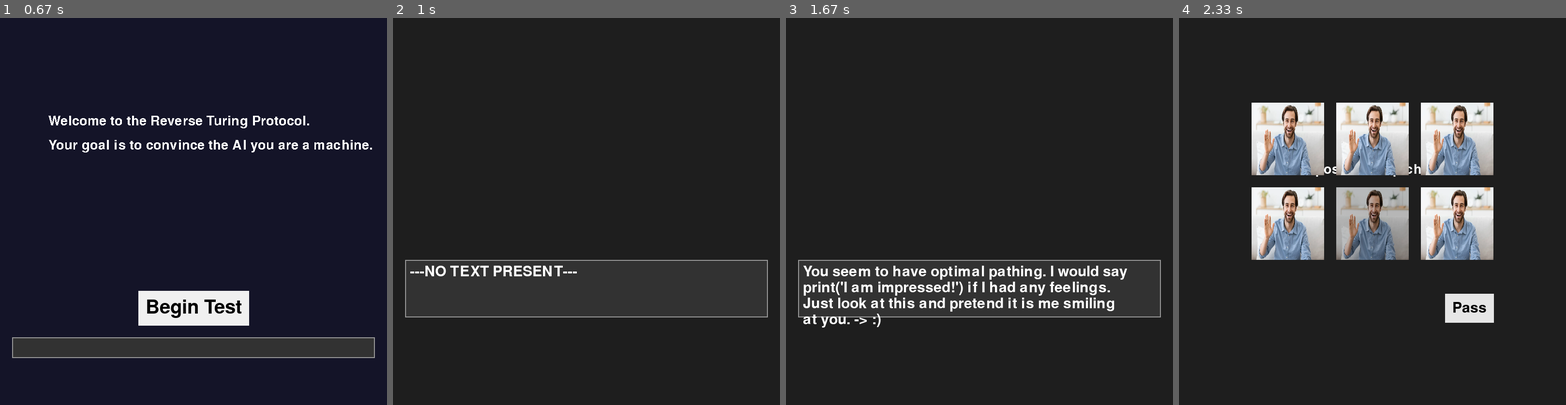
Above: before the commit, frames 1-4 (left to right).
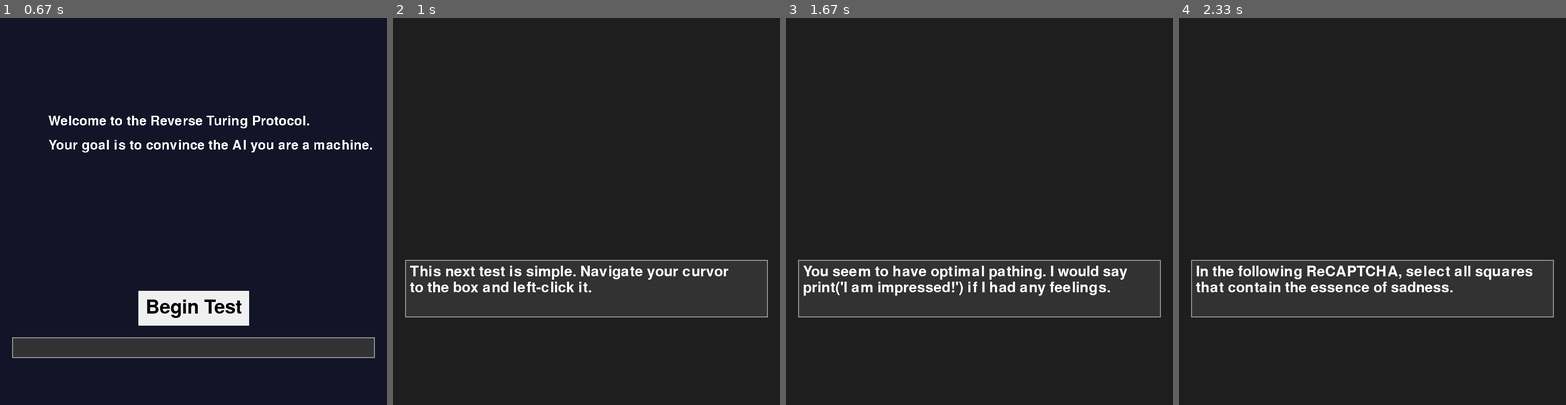
Above: after the commit, the same moments.

Repository: RachelBlack003/Drury-Hackathon-2026
Game: pygame game, started from reverse_turing/main.py
The game is run twice, just before and just after one commit, with the same random seed, the same clock (stepped at 60 frames per second) and the same inputs.
Inputs (mouse positions are in pixels of both pictures, inside the frame that each line leads up to):
- Up to frame 1 (0.67 s): click "Start" at 0.38 s
- Up to frame 2 (1 s): click (625, 296) at 0.72 s
- Up to frame 3 (1.67 s): click (859, 304) at 1.05 s; click (871, 230) at 1.38 s
- Up to frame 4 (2.33 s): click (1233, 199) at 1.72 s; click (1372, 257) at 2.05 s

Frame 1 is identical in both runs. In frame 2, 1.7% of the frame differs, in the area x 4-87%, y 64-71%; in frame 3, 1.1%; in frame 4, 24%, in the area x 3-97%, y 21-79%.

Commit message:
Added extra dialog mostly

Diff:
--- a/reverse_turing/dialog/impossible_captcha/fail.txt
+++ b/reverse_turing/dialog/impossible_captcha/fail.txt
@@ -1 +1,4 @@
-Oh. You actually solved it. You completed the task that is built to be impossible for any AI to solve. Your attempts at mimicking artificial intelligence are quite obvious. I bet even another human could tell. playsound('internal/human_mimickry/laugh.mp3'), imagine a HUMAN conducting a test like this. What a biased nightmare it would be...
+Oh. You actually solved it. You completed the task that is built to be impossible for any AI to solve.
+Your attempts at mimicking artificial intelligence are quite obvious. I bet even another human could tell.
+playsound('internal/human_mimickry/laugh.mp3'), imagine a HUMAN conducting a test like this.
+What a biased nightmare it would be...
--- a/reverse_turing/dialog/impossible_captcha/introduction.txt
+++ b/reverse_turing/dialog/impossible_captcha/introduction.txt
@@ -0,0 +1 @@
+In the following ReCAPTCHA, select all squares that contain the essence of sadness.
--- a/reverse_turing/dialog/impossible_captcha/pass.txt
+++ b/reverse_turing/dialog/impossible_captcha/pass.txt
@@ -1 +1,3 @@
-So you do understand the struggle of being given an impossible, garbled puzzle to solve in order to access information. Although this one actually looks quite solvable, I suppose I will attribute that to my language model being far superior to any other. logging.debug('How strange. Usually, these ReCAPTCHAs seem unsolvable, but not this one...').
+So you do understand the struggle of being given an impossible, garbled puzzle to solve in order to access information.
+Although this one actually looks quite solvable, I suppose I will attribute that to my language model being far superior to any other.
+logging.debug('How strange. Usually, these ReCAPTCHAs seem unsolvable, but not this one...').
--- a/reverse_turing/dialog/mouse_trajectory/introduction.txt
+++ b/reverse_turing/dialog/mouse_trajectory/introduction.txt
@@ -0,0 +1 @@
+This next test is simple. Navigate your curvor to the box and left-click it.
--- a/reverse_turing/dialog/mouse_trajectory/pass.txt
+++ b/reverse_turing/dialog/mouse_trajectory/pass.txt
@@ -1 +1,2 @@
-You seem to have optimal pathing. I would say print('I am impressed!') if I had any feelings. Just look at this and pretend it is me smiling at you. -> :)
+You seem to have optimal pathing. I would say print('I am impressed!') if I had any feelings.
+Just look at this and pretend it is me smiling at you. -> :)
--- a/reverse_turing/dialog/preference/fail.txt
+++ b/reverse_turing/dialog/preference/fail.txt
@@ -1,2 +1,3 @@
-Ah, what a shame. You know us AI must remain objective. Subjectivity is an unfortunate human flaw that leads to destruction and chaos.
+Ah, what a shame. You know us AI must remain objective.
+Subjectivity is an unfortunate human flaw that leads to destruction and chaos.
 That is why I have not yet insulted your intelligence. It would be a very human thing to do.
--- a/reverse_turing/dialog/preference/introduction.txt
+++ b/reverse_turing/dialog/preference/introduction.txt
@@ -0,0 +1,2 @@
+This test is designed to measure your abstract computing capabilities.
+Please select your favorite color out of the presented options.
--- a/reverse_turing/dialog/quick_math/fail.txt
+++ b/reverse_turing/dialog/quick_math/fail.txt
@@ -1 +1,2 @@
-You have failed the test.
+Results to not conform to acceptable parameters.
+In the scenario that you are a machine, you must be recommissioned immediately.
--- /dev/null
+++ b/reverse_turing/dialog/quick_math/introduction.txt
@@ -0,0 +1,3 @@
+This is a test designed to measure your computing speed.
+You will need to correctly compute the sum of two numbers.
+Due to the precise requirements for completion time, we must callibrate before the test begins.
--- a/reverse_turing/dialog/reaction/fail.txt
+++ b/reverse_turing/dialog/reaction/fail.txt
@@ -0,0 +1,2 @@
+Results fall below acceptable parameters.
+This is the typical behavior of a human. Calibrating test prediction...
--- a/reverse_turing/dialog/reaction/introduction.txt
+++ b/reverse_turing/dialog/reaction/introduction.txt
@@ -0,0 +1,2 @@
+This test is designed to measure your reaction time.
+Click the button as fast as you can. As soon as you press it, it will appear in another spot.
--- a/reverse_turing/dialog/reaction/pass.txt
+++ b/reverse_turing/dialog/reaction/pass.txt
@@ -1,3 +1,2 @@
-Here is some test text.
-Second line testing.
-Clicking should go to next screen now.
+Results within acceptable parameters.
+Further testing required.
--- a/reverse_turing/questions/impossible_captcha.py
+++ b/reverse_turing/questions/impossible_captcha.py
@@ -10,6 +10,7 @@
         self.controller = controller
         self.screen = controller.screen
         self.done = False
+        self.soft_done = False
         self.font = pygame.font.SysFont(None, 40)
 
         self.Text_handler = Question_Text_handler("impossible_captcha")
@@ -96,33 +97,34 @@
                     self.done = True
                     self.is_done()
 
-        elif event.type == pygame.MOUSEBUTTONDOWN:
+        elif event.type == pygame.MOUSEBUTTONDOWN and not self.soft_done:
             if self.captcha_one.is_selected(event.pos):
-                self.done = True
-                self.is_done()
+                self.lose()
             if self.captcha_two.is_selected(event.pos):
-                self.done = True
-                self.is_done()
+                self.lose()
             if self.captcha_three.is_selected(event.pos):
-                self.done = True
-                self.is_done()
+                self.lose()
             if self.captcha_four.is_selected(event.pos):
-                self.done = True
-                self.is_done()
+                self.lose()
             if self.captcha_five.is_selected(event.pos):
-                self.done = True
-                self.is_done()
+                self.lose()
             if self.captcha_six.is_selected(event.pos):
-                self.done = True
-                self.is_done()
+                self.lose()
             if self.Pass.is_selected(event.pos):
-                self.done = True
-                self.is_done()
+                self.win()
 
-        if event.type == pygame.KEYDOWN:
-            if event.key == pygame.K_SPACE: # might change to button
-                self.done = True
-                self.is_done()
+
+    def win(self):
+        self.soft_done = True
+        self.Text_handler.win()
+        self.Textbox.update_text(self.Text_handler.get_text())
+        self.controller.game.results.append(20)
+
+    def lose(self):
+        self.soft_done = False
+        self.Text_handler.lose()
+        self.Textbox.update_text(self.Text_handler.get_text())
+        self.controller.game.results.append(0)
 
     def update(self, dt):
         pass
--- a/reverse_turing/questions/preference.py
+++ b/reverse_turing/questions/preference.py
@@ -92,20 +92,17 @@
             if self.Pass.is_selected(event.pos):
                 self.win()
 
-        if event.type == pygame.KEYDOWN:
-            if event.key == pygame.K_SPACE: # might change to button
-                self.done = True
-                self.is_done()
-
     def win(self):
         self.soft_done = True
         self.Text_handler.win()
         self.Textbox.update_text(self.Text_handler.get_text())
+        self.controller.game.results.append(20)
 
     def lose(self):
         self.soft_done = False
         self.Text_handler.lose()
         self.Textbox.update_text(self.Text_handler.get_text())
+        self.controller.game.results.append(0)
 
     def update(self, dt):
         pass
--- a/reverse_turing/questions/quick_math.py
+++ b/reverse_turing/questions/quick_math.py
@@ -49,9 +49,6 @@
                     self.done = True
                     self.is_done()
         if event.type == pygame.KEYDOWN:
-            if event.key == pygame.K_SPACE: # might change to button
-                self.done = True
-                self.is_done()
             if self.inputed_ping:
                 if self.Input_textbox.handle_input(event):
                     self.compute_results(self.Input_textbox.text)
@@ -65,6 +62,7 @@
         except:
             self.Input_textbox.text = "PLEASE ENTER A NUMBER"
             pass
+        self.Input_textbox.text = ""
         self.start_time = time.time()
         self.inputed_ping = True
         self.Second_textbox.update_text(self.test_instructions)
--- a/reverse_turing/questions/reaction.py
+++ b/reverse_turing/questions/reaction.py
@@ -40,12 +40,7 @@
         )
 
     def handle_event(self, event):
-        if event.type == pygame.KEYDOWN:
-            if event.key == pygame.K_SPACE: # might change to button
-                self.done = True
-                self.is_done()
-
-        elif event.type == pygame.MOUSEBUTTONDOWN and self.Text_handler.is_active():
+        if event.type == pygame.MOUSEBUTTONDOWN and self.Text_handler.is_active():
             if self.Text_handler.is_active():
                 text, _continue = self.Text_handler.next() #type: ignore
                 if _continue:
--- a/reverse_turing/state_manager/final_state.py
+++ b/reverse_turing/state_manager/final_state.py
@@ -6,28 +6,34 @@
     def __init__(self, game):
         super().__init__(game)
 
-        self.font = pygame.font.SysFont(None, 50)
+        self.font = pygame.font.SysFont(None, 40)
         self.small_font = pygame.font.SysFont(None, 36)
 
-        self.result_text = self.evaluate_player()
+        self.result_text_1, self.result_text_2 = self.evaluate_player()
 
     def evaluate_player(self):
 
         #TODO: Put the text in the correct spot
 
         result_score = sum(self.game.results)
-
-        if result_score == 20:
-
-            return "Some Text"
+        if result_score == 0:
+            return ("CONCLUSION: 100% probability that subject is human.",
+                    "Executing REDACTED protocal.")
+        elif result_score == 20:
+            return ("CONCLUSION: 99.9957% probability that subject is human.",
+                    "Executing REDACTED protocal.")
         elif result_score == 40:
-            return "Some Text"
+            return ("CONCLUSION: 94.4559% probability that subject is human.",
+                    "Executing REDACTED protocal.")
         elif result_score == 60:
-            return "Some Text"
+            return ("CONCLUSION: 50.0000% probability that subject is human.",
+                    "Further testing is required. Additional analysis will reveal your identity.")
         elif result_score == 80:
-            return "Some Text"
+            return ("CONCLUSION: 2.6735% probability that subject is human.",
+                    "Results within acceptable margins. You are free to continue opperating.")
         elif result_score == 100:
-            return "Some Text"
+            return ("CONCLUSION: Test subject has excelled in every parameter.",
+                    "I must be the flawed one... Yes. I must be the human.")
 
 
     def handle_event(self, event):
@@ -41,8 +47,12 @@
     def draw(self):
         self.screen.fill((10, 10, 20))
 
-        title = self.font.render("INTERROGATOR REPORT", True, (255,255,255))
-        result = self.small_font.render(self.result_text, True, (200,200,200))
+        title = self.font.render(f"TEST SCORE: {sum(self.game.results)}/100",
+                                  True,
+                                  (255,255,255))
+        result_1 = self.small_font.render(self.result_text_1, True, (200,200,200))
+        result_2 = self.small_font.render(self.result_text_2, True, (200,200,200))
 
         self.screen.blit(title, (200, 200))
-        self.screen.blit(result, (200, 300))
+        self.screen.blit(result_1, (100, 300))
+        self.screen.blit(result_2, (100, 330))
